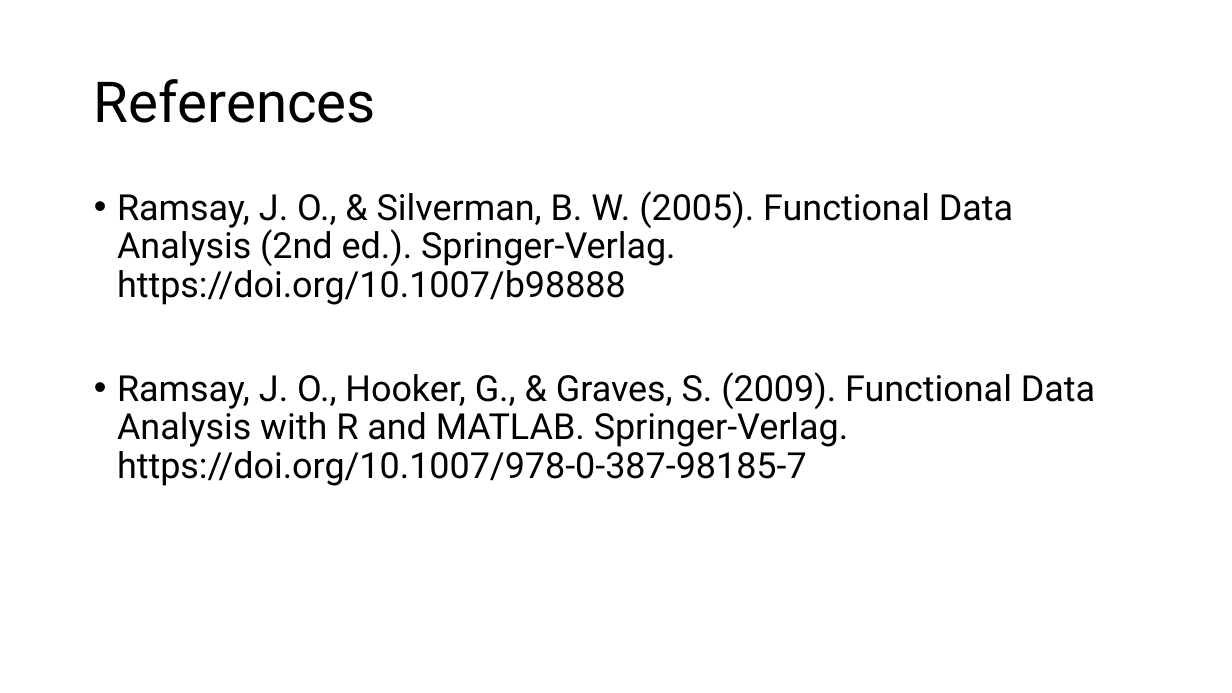
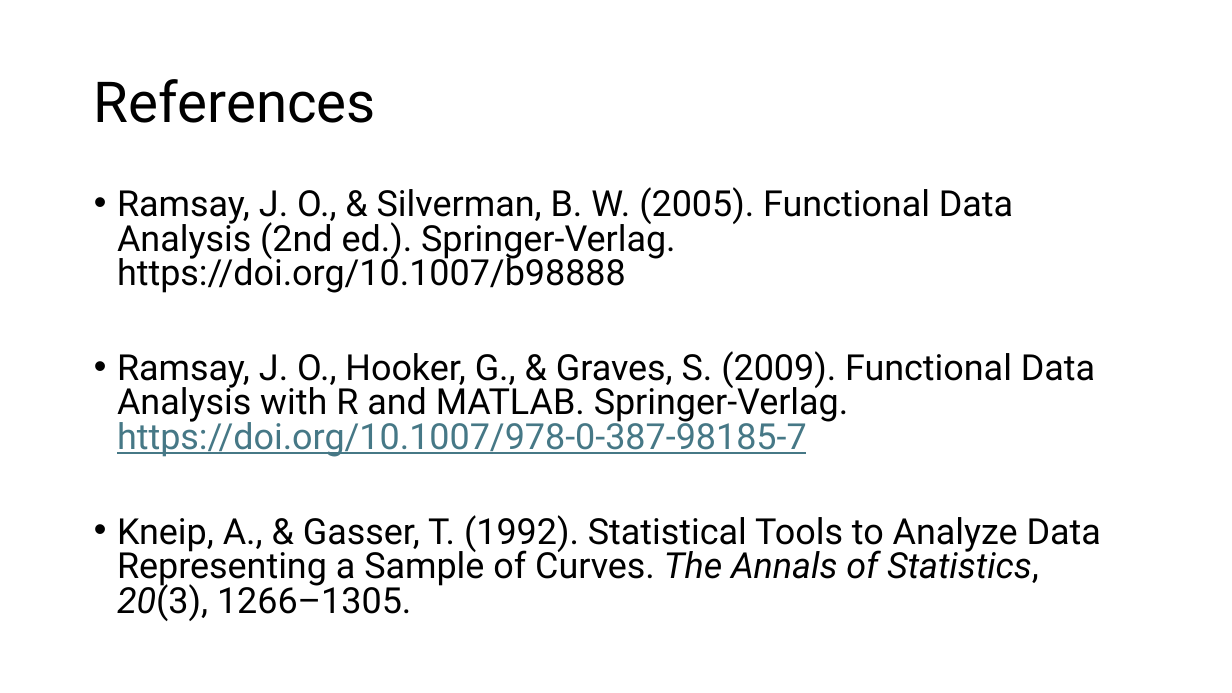
Before and after one commit to edwardgunning/ISBS-Short-Course, a slide deck: slide 9 of slides/03-registration.pptx. Drawn at 1232x693 pixels with LibreOffice and Linux fonts; fonts in the diff are those of the drawing; background and template pictures are left out. Boxes give left, top, right and bottom in pixels: in the first picture for what was removed or moved away, otherwise in the second. Text is boxed around its words. In the diff, an @@ line names an element or a change of style, - is before the commit and + after.

```diff
--- a/slides/03-registration.pptx
+++ b/slides/03-registration.pptx
@@ text at [117,187,1095,457]: text colour #000000 to #467886, underline on in "https://doi.org/10.1007/978-0-387-98185-7"; line spacing 0.9 to 0.8 @@
@@ text at [117,515,1101,621]: paragraph added @@
+• Kneip, A., & Gasser, T. (1992). Statistical Tools to Analyze Data Representing a Sample of Curves. The Annals of Statistics, 20(3), 1266–1305.
```
Also in this commit, not shown: 2 other slides changed, 6 other files.
